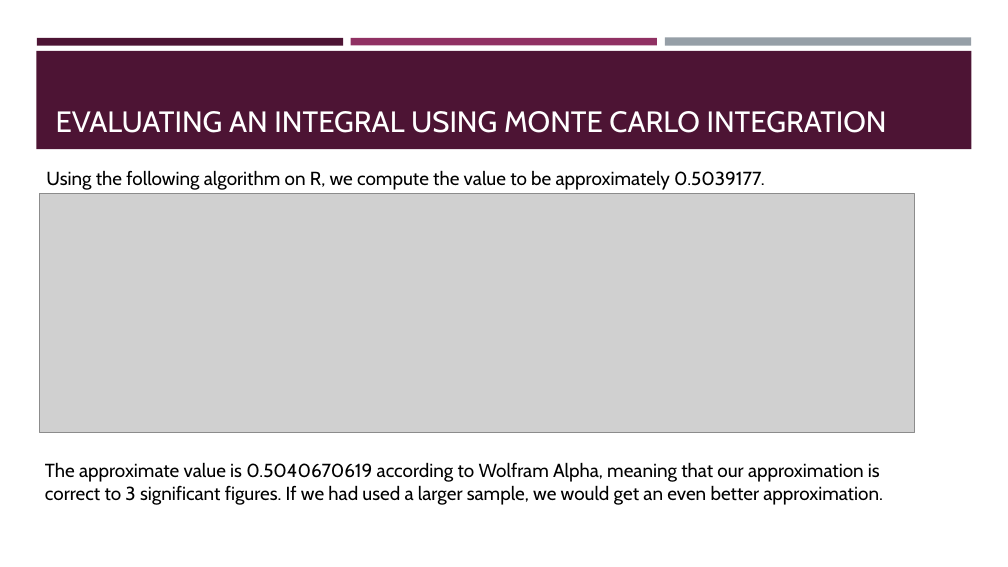
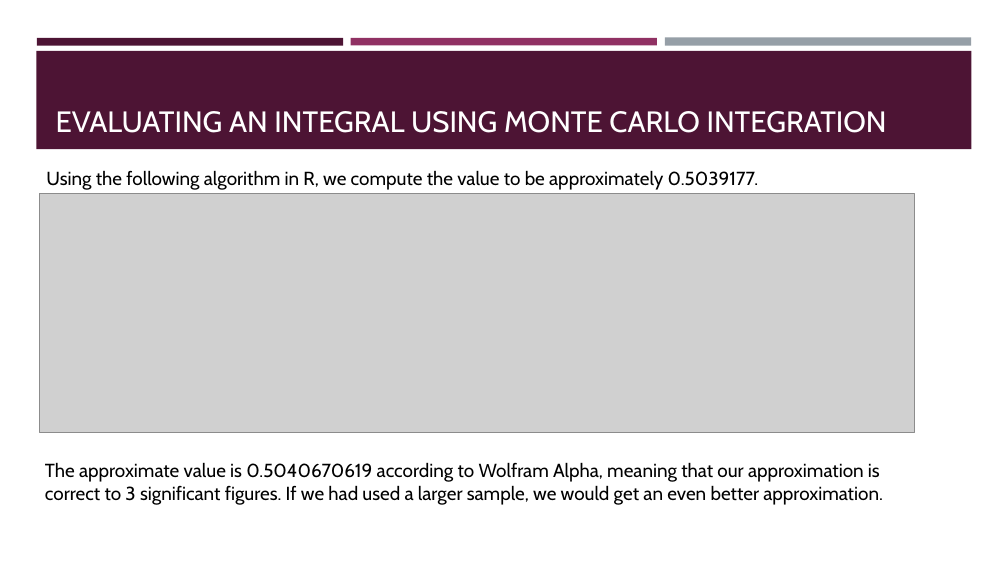
Before and after one commit to eoiniritium/jateb-course-work, a slide deck: slide 8 of presentation.pptx. Drawn at 1008x567 pixels with LibreOffice and Linux fonts; fonts in the diff are those of the drawing; grey boxes stand for pictures. Boxes give left, top, right and bottom in pixels: in the first picture for what was removed or moved away, otherwise in the second. Text is boxed around its words. In the diff, an @@ line names an element or a change of style, - is before the commit and + after.

```diff
--- a/presentation.pptx
+++ b/presentation.pptx
@@ text at bbox=[46, 170, 759, 190]: text changed @@
-Using the following algorithm on R, we compute the value to be approximately 0.5039177.
+Using the following algorithm in R, we compute the value to be approximately 0.5039177.
```
Also in this commit, not shown: 5 other slides changed.
